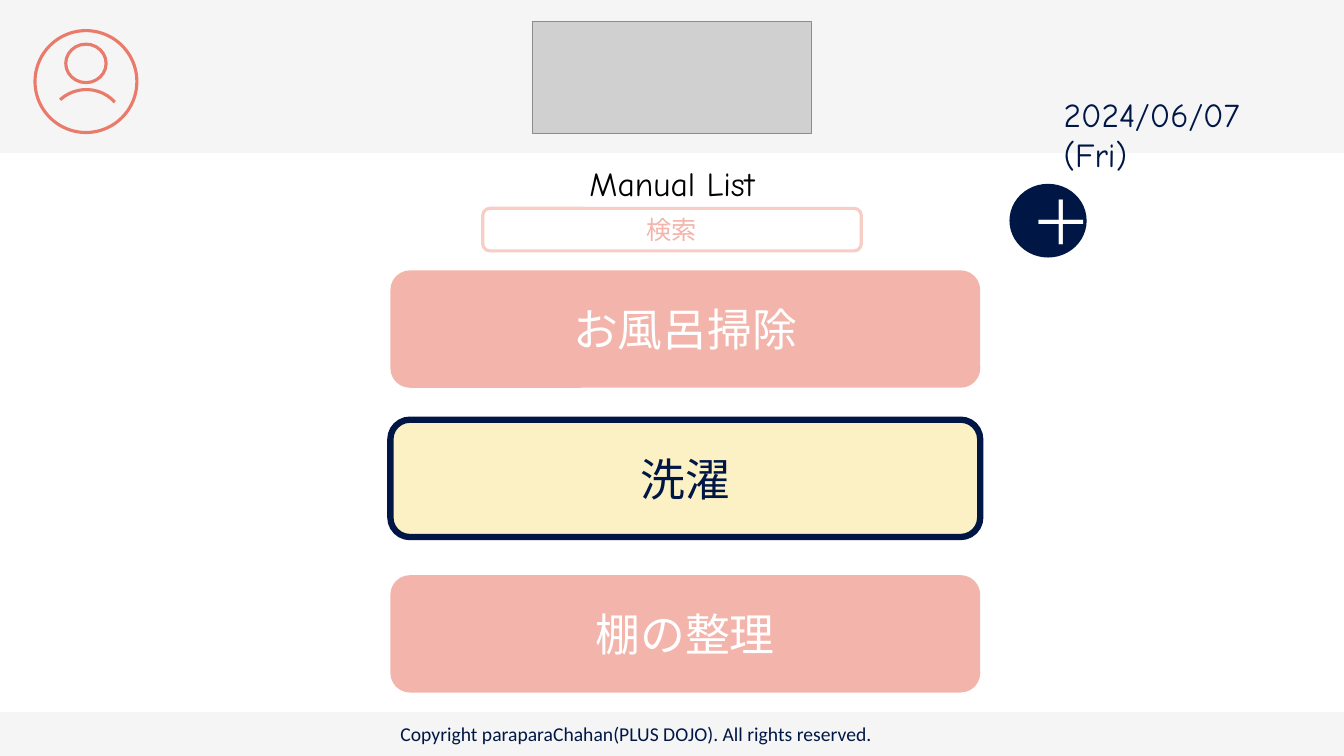
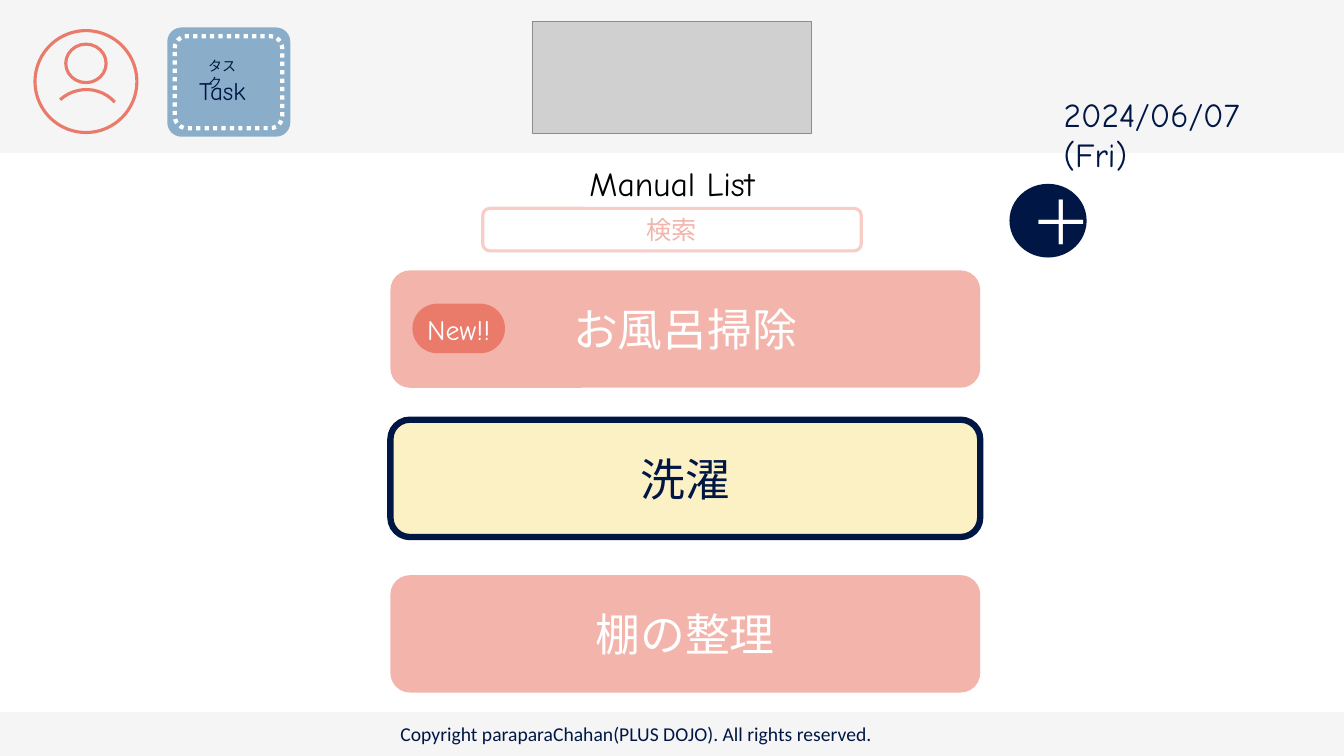
Before and after one commit to plusdojo2024/C2, a slide deck: slide 12 of doc/13_外部設計/famiLink 画面デザイン.pptx (slide 18 before the commit). Drawn at 1344x756 pixels with LibreOffice and Linux fonts; fonts in the diff are those of the drawing; grey boxes stand for pictures. Boxes give left, top, right and bottom in pixels: in the first picture for what was removed or moved away, otherwise in the second. Text is boxed around its words. In the diff, an @@ line names an element or a change of style, - is before the commit and + after.

```diff
--- a/doc/13_外部設計/famiLink 画面デザイン.pptx
+++ b/doc/13_外部設計/famiLink 画面デザイン.pptx
@@ rounded rectangle added at (167,27,290,136), fill #8AAEC9 @@
@@ rounded rectangle added at (174,36,282,128), outline #FFFFFF 3 pt dashed @@
@@ text added at (199,78,245,100), 18 pt, text #001746 @@
+Task
@@ text added at (208,60,236,92), 10 pt, text #001746 @@
+タスク
@@ rounded rectangle added at (412,303,505,353), fill #EA7B6B @@
@@ text added at (427,321,490,340), 20 pt, text #FFFFFF @@
+New!!
```
Also in this commit, not shown: 11 other slides changed, 1 slide added, 3 slides removed, 1 other file.
